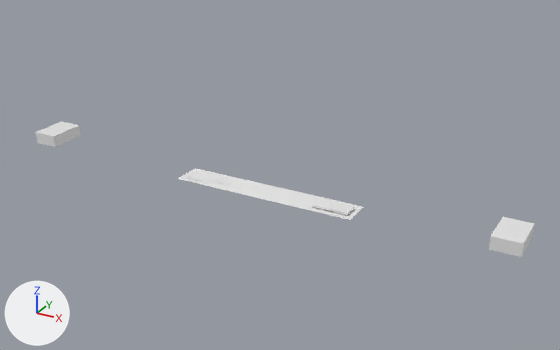
The Blender file puzzled.blend, before and after one commit.
Before and after are seen from a 50 mm lens placed at (13.37, -22.24, 10.79), pointed at (0.84, 0.54, -0.6). The axes (+X, +Y, +Z) are drawn at lower left. The lights are the same throughout. Text is drawn in Blender's own font. The same objects are shown in both versions, whatever each file hides.

Names of what the first picture shows: 'btn_next', 'btn_play', 'btn_previous', 'challenge_canvas'.
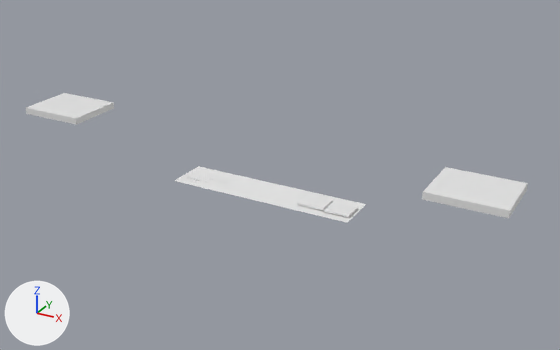
Where the change shows, as pixel boxes [x1, y1, x2, y2] in the pictures (560 x 350 px):
'btn_next', moved, rescaled (128% wider, 27% taller)
    before: [489, 217, 535, 257]
    after: [422, 167, 528, 218]
'challenge_canvas', rescaled (9% taller)
    before: [178, 168, 363, 220]
    after: [175, 166, 366, 223]
'btn_previous', moved, rescaled (98% wider, 22% taller)
    before: [36, 121, 80, 147]
    after: [26, 93, 114, 125]
'btn_play', reshaped, moved (31% wider, 29% taller)
    before: [312, 198, 340, 211]
    after: [297, 194, 334, 211]
'btn_pattern', reshaped (52% wider, 42% taller)
    before: [332, 204, 354, 215]
    after: [324, 201, 358, 217]
'txt_time', rescaled (10% wider)
    before: [209, 179, 228, 184]
    after: [209, 178, 230, 183]

Patch to the scene script:
```diff
--- a/puzzled.blend.py
+++ b/puzzled.blend.py
@@ ob_challenge_canvas @@
 ob_challenge_canvas.location = (0.23, 0.64, -1.47)
-ob_challenge_canvas.scale = (3.66, 0.602, 0.796)
+ob_challenge_canvas.scale = (3.66, 0.828, 0.796)
@@ ob_btn_play @@
 ob_btn_play.matrix_parent_inverse = Matrix(((0.273, 0.0, 0.0, -0.0629), (0.0, 1.661, 0.0, -1.068), (0.0, 0.0, 1.257, 1.853), (0.0, 0.0, 0.0, 1.0)))
-ob_btn_play.location = (2.679, 0.631, -1.401)
+ob_btn_play.location = (2.261, 0.631, -1.401)
 ob_btn_play.scale = (0.385, 0.358, 0.0328)
@@ ob_btn_next @@
 ob_btn_next.matrix_parent_inverse = Matrix(((0.12, 0.0, 0.0, -0.000125), (0.0, 0.204, 0.0, -0.0193), (0.0, 0.0, 0.144, 0.158), (0.0, 0.0, 0.0, 1.0)))
-ob_btn_next.location = (6.409, 0.047, -0.816)
-ob_btn_next.scale = (0.342, 0.513, 0.159)
+ob_btn_next.location = (5.532, 0.0266, 0.055)
+ob_btn_next.scale = (0.913, 0.762, 0.0878)
@@ ob_btn_previous @@
 ob_btn_previous.matrix_parent_inverse = Matrix(((0.12, 0.0, 0.0, -0.000125), (0.0, 0.204, 0.0, -0.0193), (0.0, 0.0, 0.144, 0.158), (0.0, 0.0, 0.0, 1.0)))
-ob_btn_previous.location = (-6.451, 0.0266, -0.816)
-ob_btn_previous.scale = (0.342, 0.513, 0.159)
+ob_btn_previous.location = (-5.868, 0.0266, 0.055)
+ob_btn_previous.scale = (0.913, 0.762, 0.0878)
```
